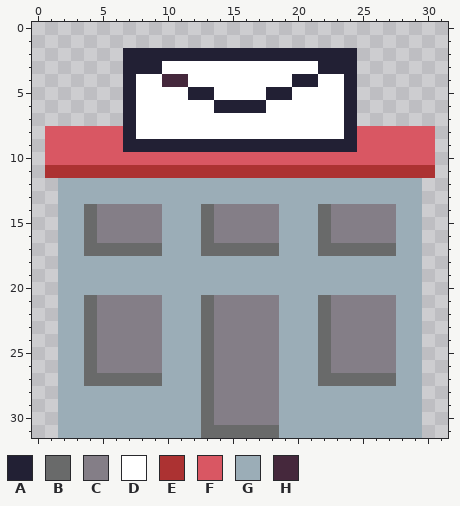
Pixel-art sprite, stored at client/res/gfx/post_office.png. Above: the version before the commit.
The file is 32x32 pixels.
Palette (. is transparent): A #222034  B #696a6a  C #847e87  D #ffffff  E #ac3232  F #d95763  G #9badb7  H #45283c
Once edited:
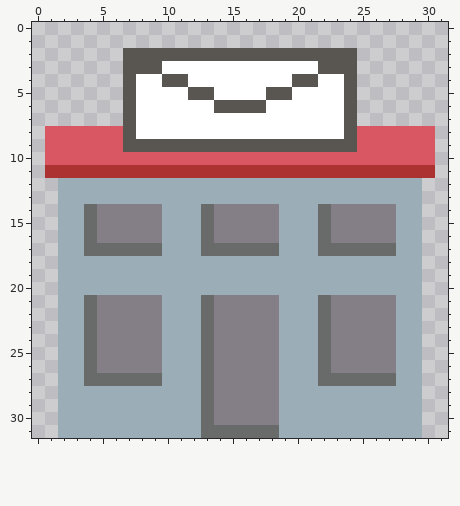
From old to new:
@@ palette @@
-A #222034
+A #595652
@@ x 8..13 @@
  3 AADDDD
- 4 DDHHDD
+ 4 DDAADD
  5 DDDDAA
Changed places in both pictures, as pixel boxes (x1, y1, x2, y2):
changed: (123, 48, 357, 152)
